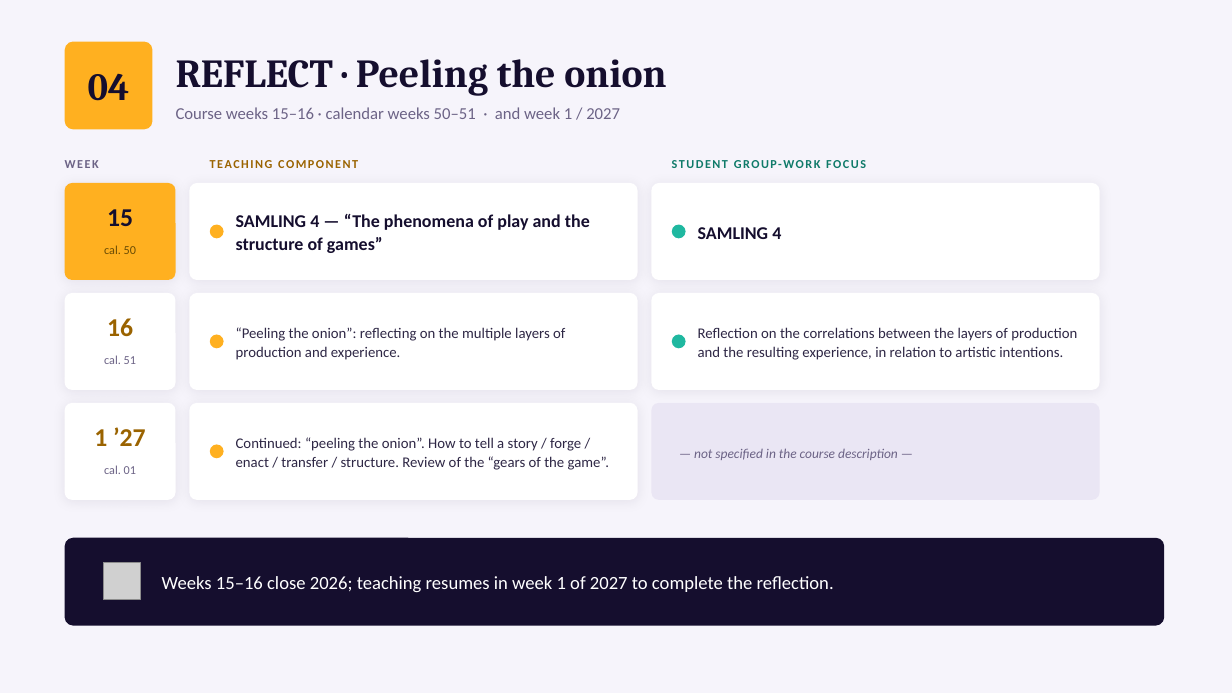
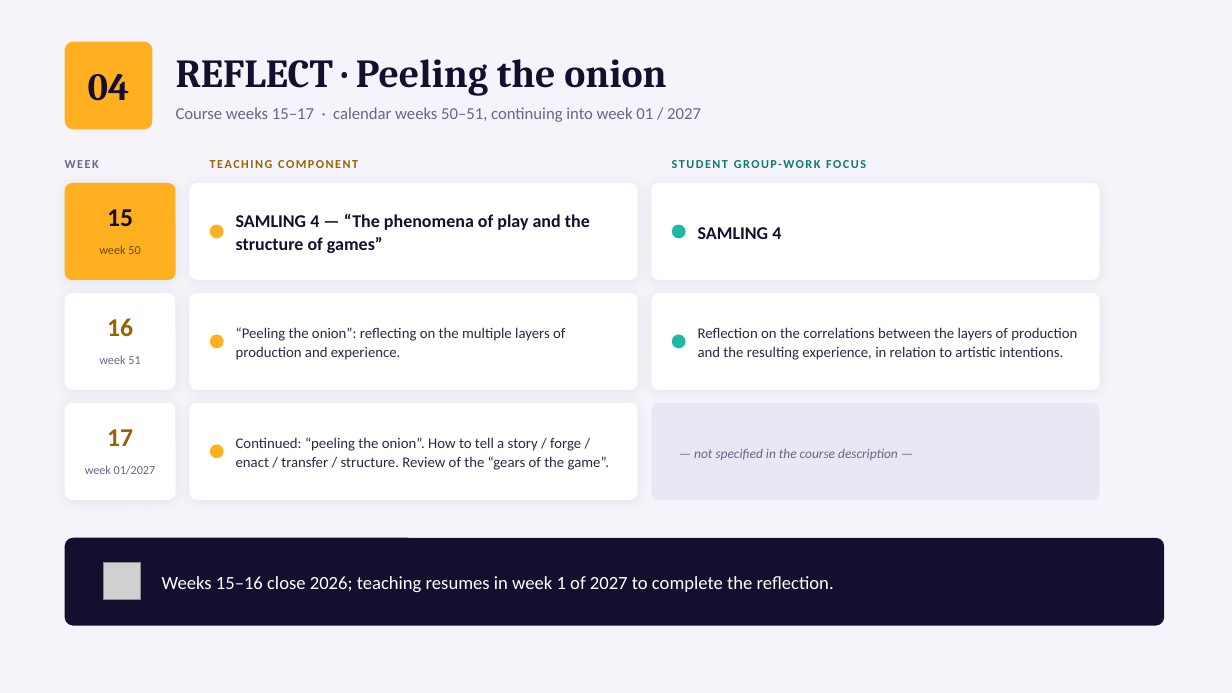
Before and after one commit to StevenBachelder/game-production, a slide deck: slide 10 of assets/downloads/Game_Production_Course_Structure.pptx. Drawn at 1232x693 pixels with LibreOffice and Linux fonts; fonts in the diff are those of the drawing; grey boxes stand for pictures. Boxes give left, top, right and bottom in pixels: in the first picture for what was removed or moved away, otherwise in the second. Text is boxed around its words. In the diff, an @@ line names an element or a change of style, - is before the commit and + after.

Commit message:
adding interactive calendar with teacher profiles

```diff
--- a/assets/downloads/Game_Production_Course_Structure.pptx
+++ b/assets/downloads/Game_Production_Course_Structure.pptx
@@ text at bbox=[176, 107, 701, 122]: text changed @@
-Course weeks 15–16 · calendar weeks 50–51 · and week 1 / 2027
+Course weeks 15–17 · calendar weeks 50–51, continuing into week 01 / 2027
@@ text at bbox=[99, 245, 140, 254]: text changed @@
-cal. 50
+week 50
@@ text at bbox=[99, 355, 140, 364]: text changed @@
-cal. 51
+week 51
@@ text at bbox=[85, 429, 156, 475]: text changed @@
-1 ’27
-cal. 01
+17
+week 01/2027
```
Also in this commit, not shown: 6 other slides changed, 18 other files.
